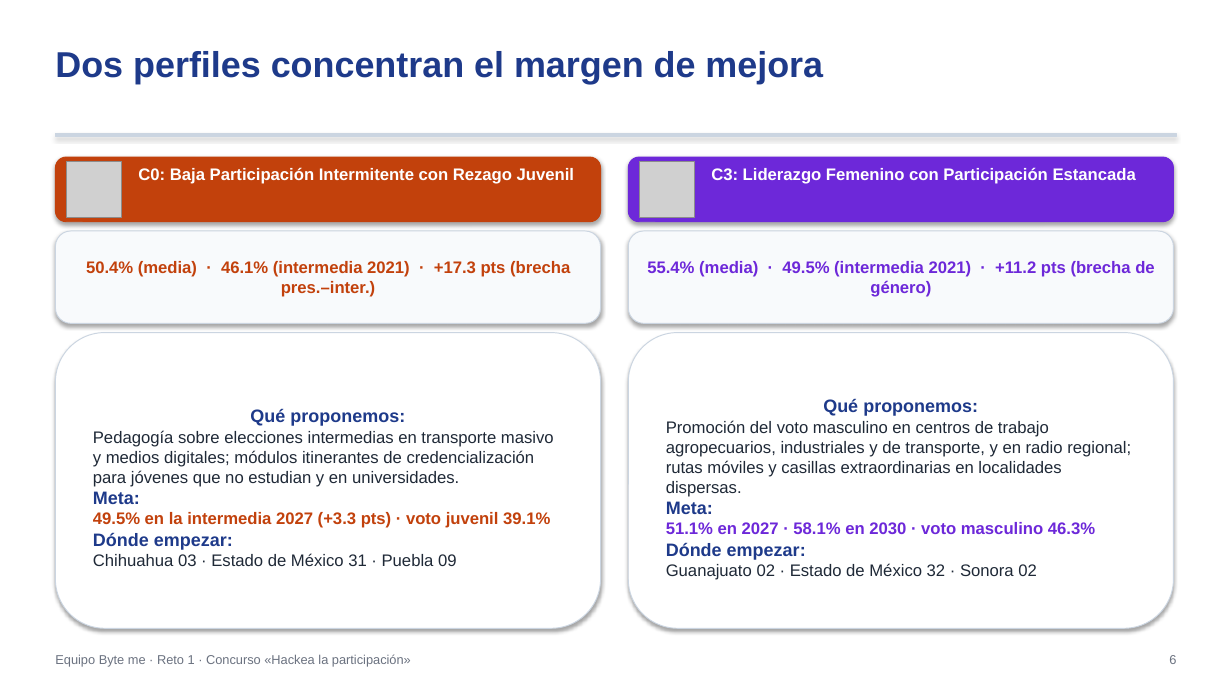
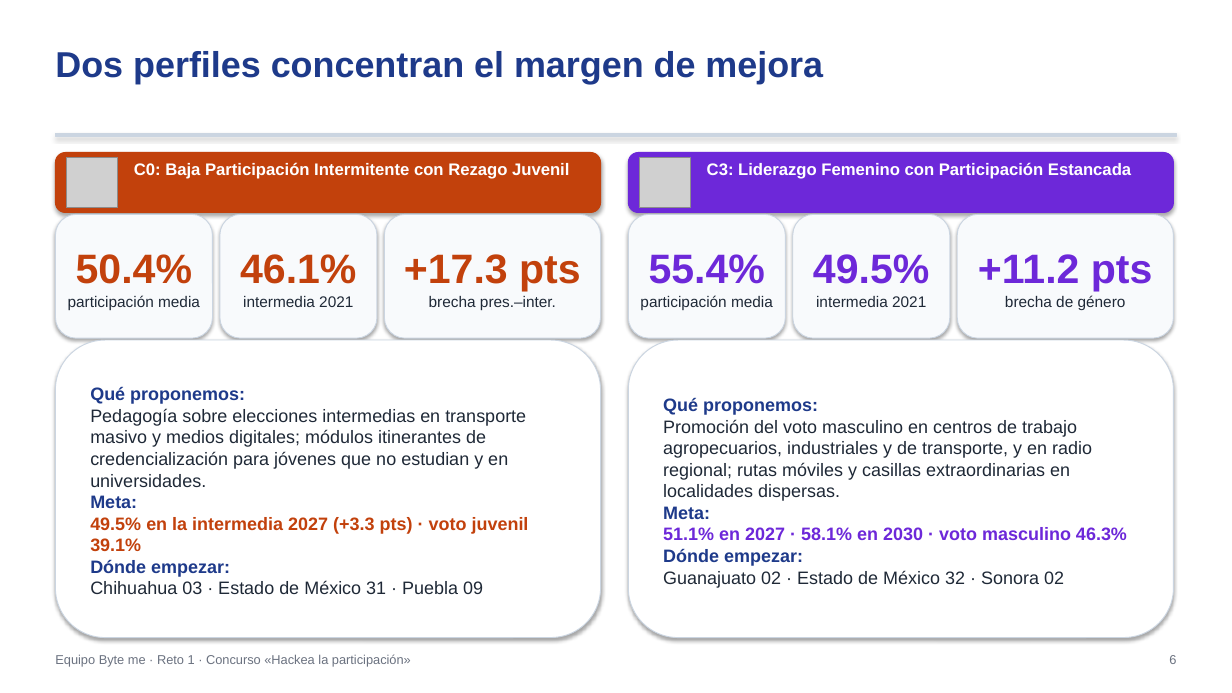
Before and after one commit to Johanan1113/Hackaton_INE_byte_me, a slide deck: slide 6 of entrega_ByteMe_Reto1/Presentacion_Ejecutiva_ByteMe.pptx. Drawn at 1232x693 pixels with LibreOffice and Linux fonts; fonts in the diff are those of the drawing; grey boxes stand for pictures. Boxes give left, top, right and bottom in pixels: in the first picture for what was removed or moved away, otherwise in the second. Text is boxed around its words. In the diff, an @@ line names an element or a change of style, - is before the commit and + after.

```diff
--- a/entrega_ByteMe_Reto1/Presentacion_Ejecutiva_ByteMe.pptx
+++ b/entrega_ByteMe_Reto1/Presentacion_Ejecutiva_ByteMe.pptx
@@ rounded rectangle: place and size @@
-rounded rectangle at [55, 157, 601, 222]
+rounded rectangle at [55, 152, 601, 213]
@@ picture: place and size @@
-picture at [67, 162, 122, 217]
+picture at [67, 157, 117, 208]
@@ text "C0: Baja Participación Intermitente con ...": place and size @@
-text "C0: Baja Participación Intermitente con ..." at [138, 167, 574, 184]
+text "C0: Baja Participación Intermitente con ..." at [134, 162, 569, 179]
@@ rounded rectangle: place and size @@
-rounded rectangle at [628, 157, 1174, 222]
+rounded rectangle at [628, 152, 1174, 213]
@@ picture: place and size @@
-picture at [640, 162, 695, 217]
+picture at [640, 157, 690, 208]
@@ text "C3: Liderazgo Femenino con Participación ...": place and size @@
-text "C3: Liderazgo Femenino con Participación ..." at [711, 167, 1136, 184]
+text "C3: Liderazgo Femenino con Participación ..." at [707, 162, 1131, 179]
@@ rounded rectangle "50.4%": place and size @@
-rounded rectangle "50.4%" at [55, 231, 601, 323]
+rounded rectangle "50.4%" at [55, 214, 213, 338]
@@ rounded rectangle added at [220, 214, 377, 338], fill #F8FAFC, outline #CBD5E1 0.75 pt, 12 pt, text #1F2937 @@
+46.1%
+intermedia 2021
@@ rounded rectangle added at [384, 214, 601, 338], fill #F8FAFC, outline #CBD5E1 0.75 pt, 12 pt, text #1F2937 @@
++17.3 pts
+brecha pres.–inter.
@@ rounded rectangle added at [628, 214, 786, 338], fill #F8FAFC, outline #CBD5E1 0.75 pt, 12 pt, text #1F2937 @@
+55.4%
+participación media
@@ rounded rectangle added at [793, 214, 950, 338], fill #F8FAFC, outline #CBD5E1 0.75 pt, 12 pt, text #1F2937 @@
+49.5%
+intermedia 2021
@@ rounded rectangle "+11.2 pts": place and size @@
-rounded rectangle "+11.2 pts" at [628, 231, 1174, 323]
+rounded rectangle "+11.2 pts" at [958, 214, 1174, 338]
@@ text in rounded rectangle at [68, 254, 200, 310]: text changed; size 13 to 12 pt; text colour #C2410C to #1F2937; bold off @@
-50.4% (media) · 46.1% (intermedia 2021) · +17.3 pts (brecha pres.–inter.)
+50.4%
+participación media
@@ text in rounded rectangle at [978, 254, 1153, 310]: text changed; size 13 to 12 pt; text colour #6D28D9 to #1F2937; bold off @@
-55.4% (media) · 49.5% (intermedia 2021) · +11.2 pts (brecha de género)
++11.2 pts
+brecha de género
@@ rounded rectangle "Qué proponemos:": place and size @@
-rounded rectangle "Qué proponemos:" at [55, 333, 601, 628]
+rounded rectangle "Qué proponemos:" at [55, 340, 601, 638]
@@ rounded rectangle "Qué proponemos:": place and size @@
-rounded rectangle "Qué proponemos:" at [628, 333, 1174, 628]
+rounded rectangle "Qué proponemos:" at [628, 340, 1174, 638]
@@ text in rounded rectangle at [90, 386, 529, 594]: size 13 to 14 pt in "Pedagogía sobre elecciones intermedias en transporte masivo ...", "49.5% en la intermedia 2027 (+3.3 pts) ...", "Chihuahua 03 · Estado de México 31 ..."; alignment centre to left @@
@@ text in rounded rectangle at [663, 397, 1127, 588]: size 13 to 14 pt in "Promoción del voto masculino en centros de ...", "51.1% en 2027 · 58.1% en 2030 ...", "Guanajuato 02 · Estado de México 32 ..."; alignment centre to left @@
```
Also in this commit, not shown: 6 other slides changed, 13 other files.
